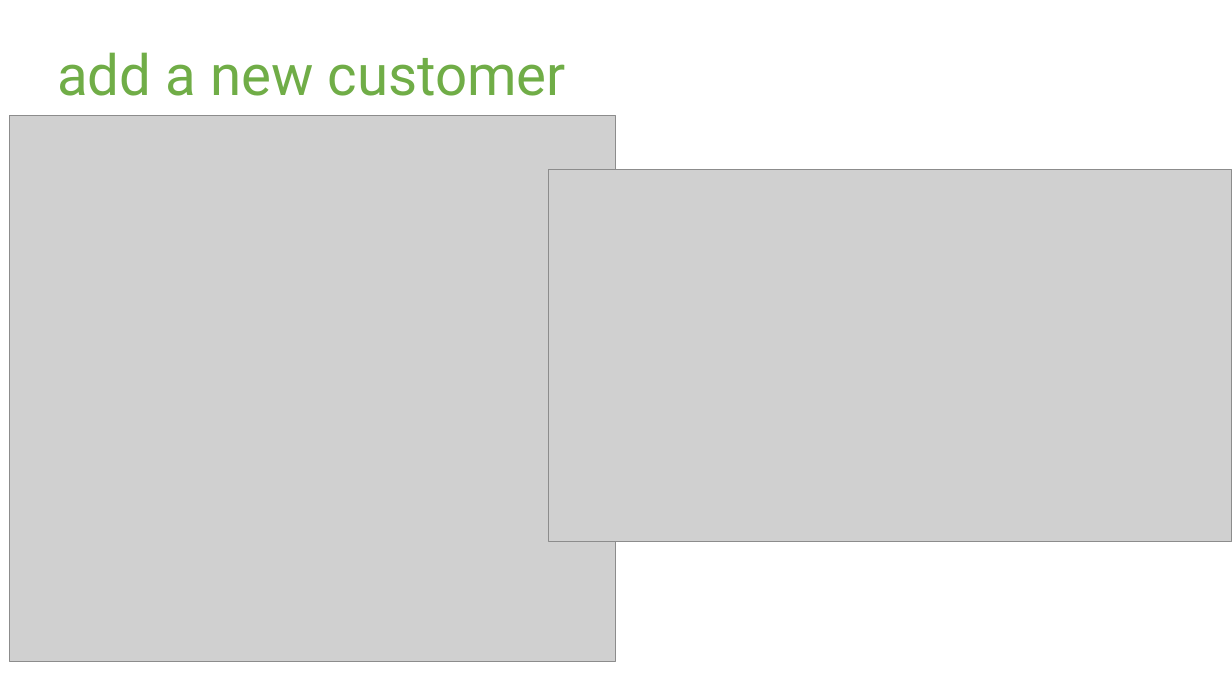
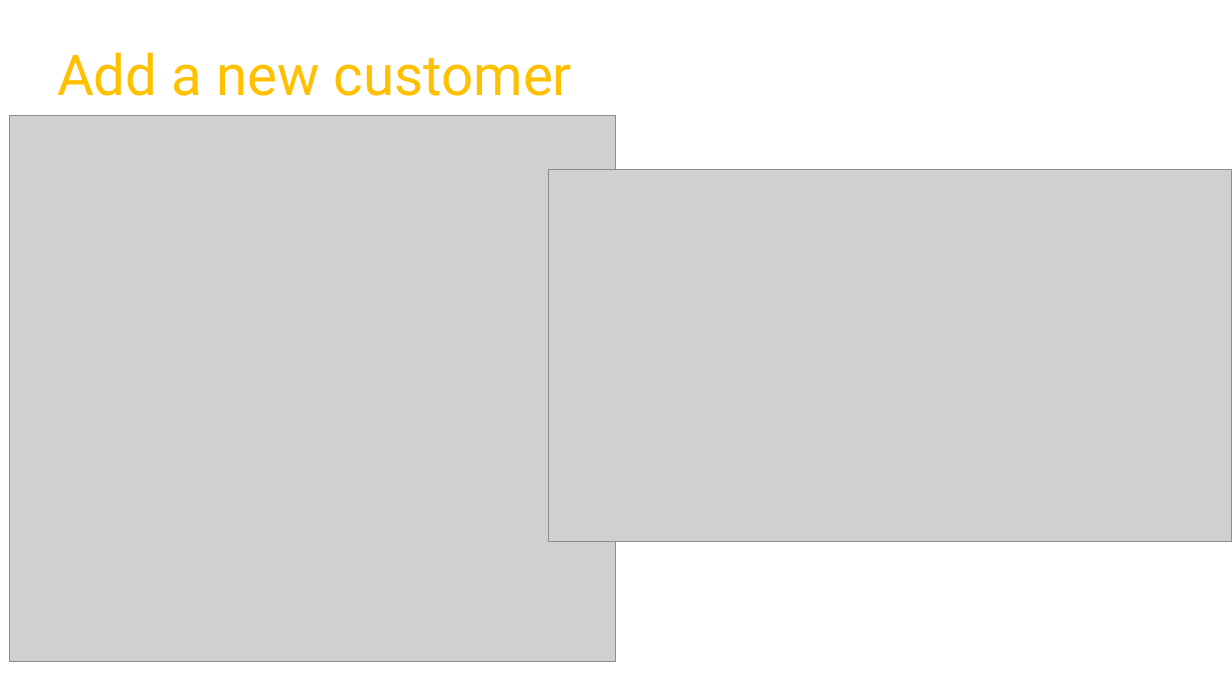
Before and after one commit to 06012021-dotnet-uta/ChristianRomeroP0, a slide deck: slide 6 of Study/P0 Presentation.pptx (slide 4 before the commit). Drawn at 1232x693 pixels with LibreOffice and Linux fonts; fonts in the diff are those of the drawing; grey boxes stand for pictures. Boxes give left, top, right and bottom in pixels: in the first picture for what was removed or moved away, otherwise in the second. Text is boxed around its words. In the diff, an @@ line names an element or a change of style, - is before the commit and + after.

```diff
--- a/Study/P0 Presentation.pptx
+++ b/Study/P0 Presentation.pptx
@@ title at box(57, 52, 572, 96): text changed; text colour #70AD47 to #FFC000 @@
-add a new customer
+Add a new customer
```
Also in this commit, not shown: 6 other slides changed, 10 slides added, 3 slides removed, 16 other files.
